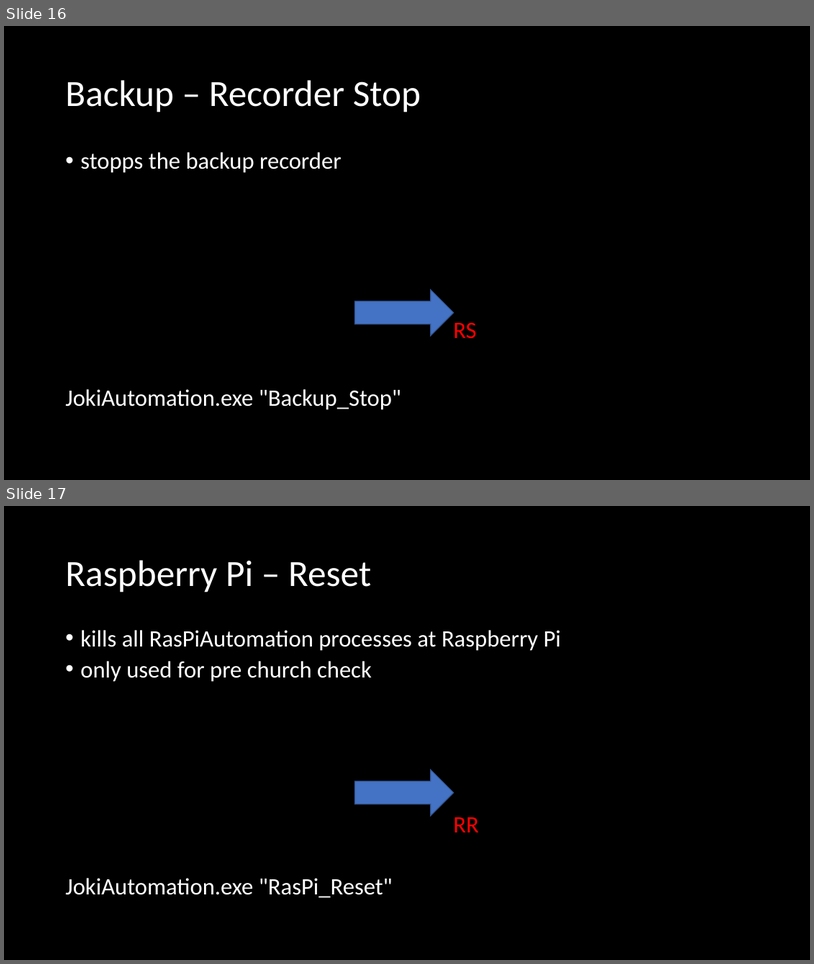
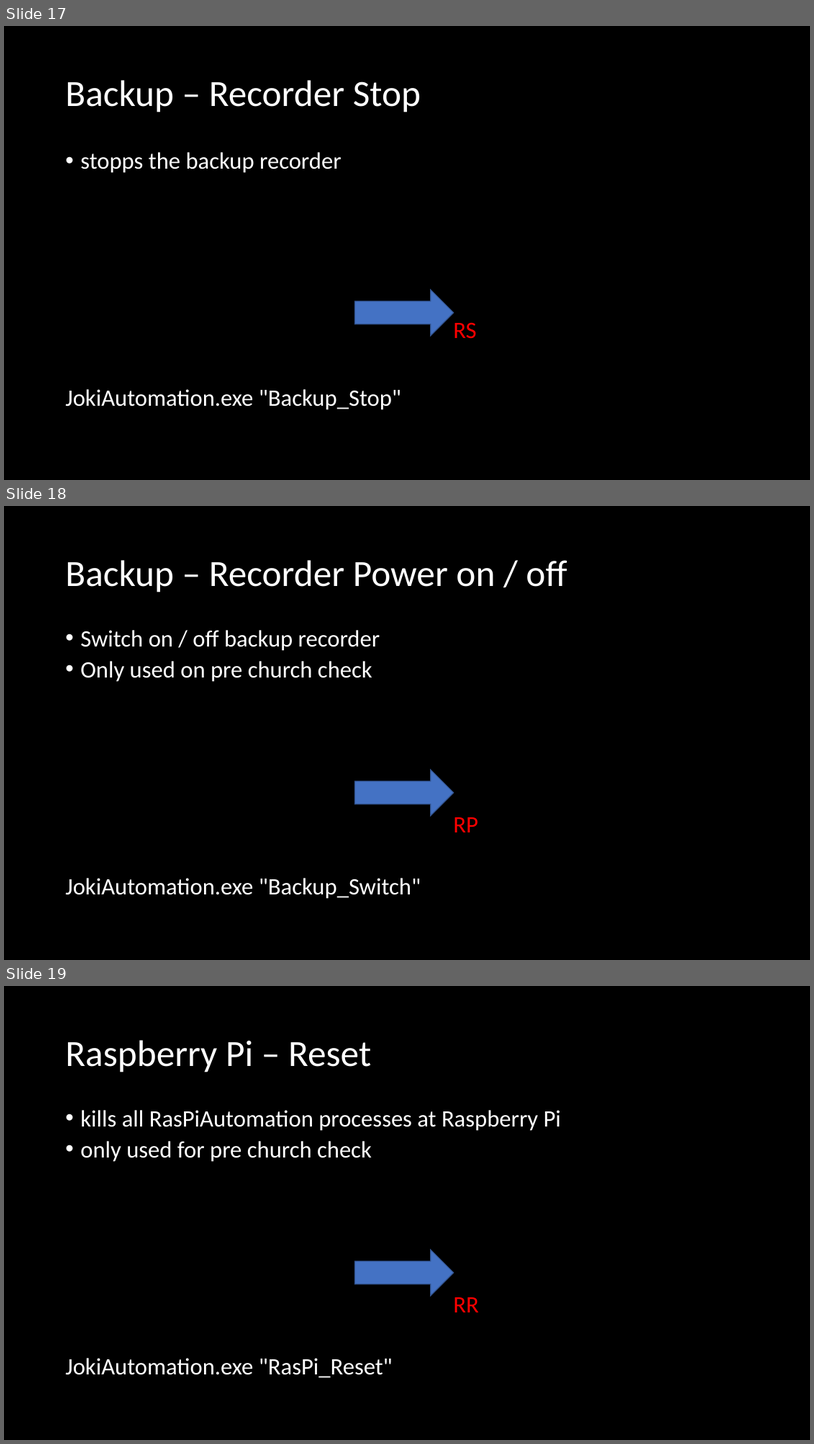
Before and after one commit to Geierwally-xD/JokiAutomation, a slide deck: docu/JoKiAutomationTemplateV1005.pptx. Shown one above the other, each under a label of ours: slides 16 and 17 before the commit, slides 17, 18 and 19 after it. The pictures are 814x964 and 814x1444 pixels, drawn with LibreOffice and Linux fonts; fonts in the diff are those of the drawing. Boxes give left, top, right and bottom in pixels: in the first picture for what was removed or moved away, otherwise in the second. Text is boxed around its words. In the diff, an @@ line names an element or a change of style, - is before the commit and + after.

Commit message:
function beamer power on and backup recorder on off implemented for pre church check

```diff
--- a/docu/JoKiAutomationTemplateV1005.pptx
+++ b/docu/JoKiAutomationTemplateV1005.pptx
@@ slide 18 added at [4, 506, 810, 960], background #000000 @@
@@ title added at [65, 560, 567, 592], 44 pt, text #FFFFFF @@
+Backup – Recorder Power on / off
@@ text added at [65, 630, 478, 898], 28 pt, text #FFFFFF @@
+• Switch on / off backup recorder
+• Only used on pre church check
+RP
+JokiAutomation.exe "Backup_Switch"
@@ right arrow added at [355, 770, 453, 816], fill #4472C4, outline #325491 1 pt @@
@@ what was slide 16 is now slide 17 @@
@@ what was slide 17 is now slide 19 @@
```
Also in this commit, not shown: 1 other slide added, 16 other files.
